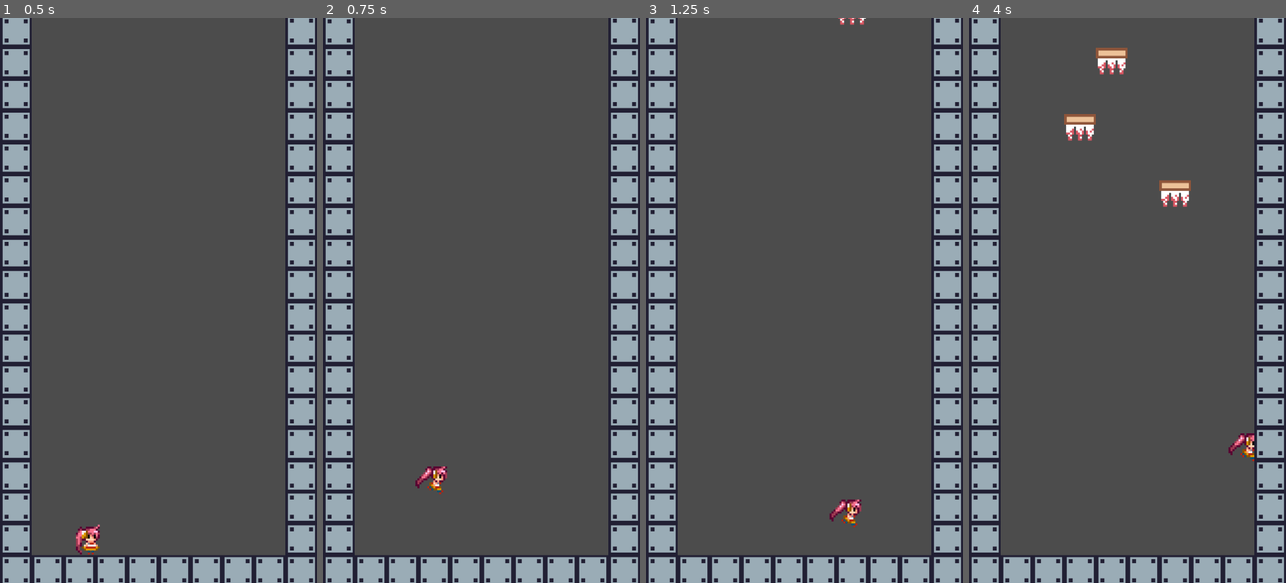
Above: before the commit, frames 1-4 (left to right).
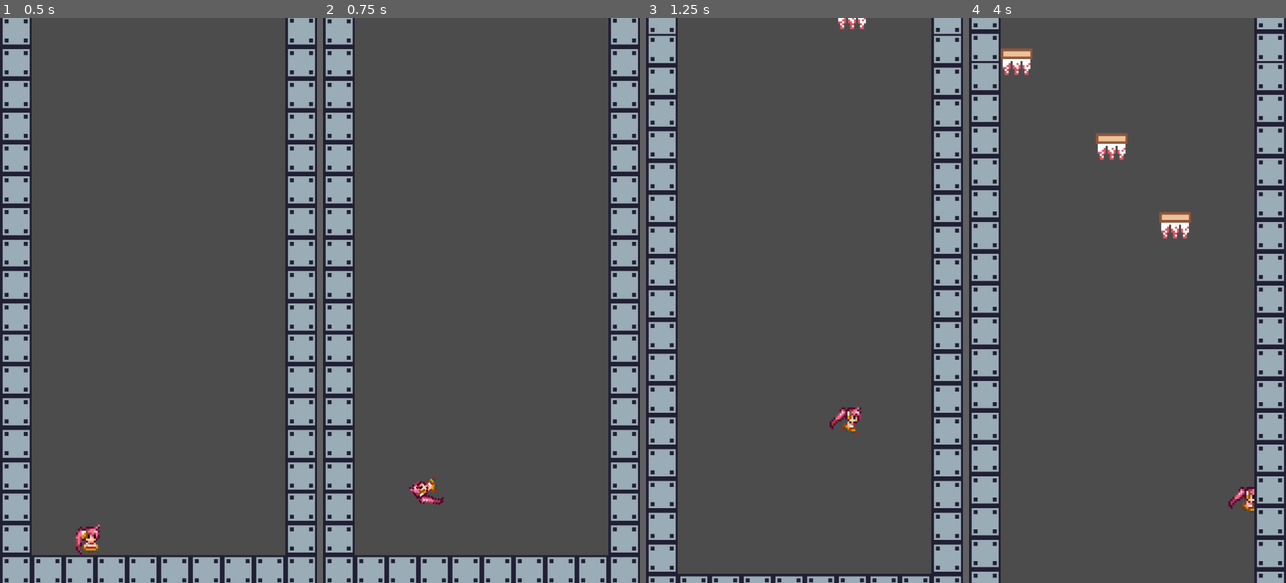
Above: after the commit, the same moments.

Repository: syun77/gd_deathroom666
Game: Godot game, scene res://Main.tscn
Two runs of this game, one before a commit and one after it. Both use one fixed random seed, a clock stepped at 60 frames per second and the inputs below.
Inputs:
- Up to frame 1 (0.5 s): no input
- Up to frame 2 (0.75 s): tap Enter at 0.5 s; hold Right (ui_right) from 0.53 s (still down); tap Z (act_jump) at 0.6 s
- Up to frame 3 (1.25 s): keep holding Right (ui_right); tap Z (act_jump) at 0.77, 1.07 s
- Up to frame 4 (4 s): tap Z (act_jump) at 1.35, 1.52, 1.82, 2.1, 2.85, 3.02, 3.32, 3.6, 3.77 s; release Right (ui_right) at 2.03 s; hold Left (ui_left) 2.03-2.78 s; hold Right (ui_right) from 2.78 s (still down)

Frame 1 is identical in both runs. In frame 2, 0.5% of the frame differs, in the area x 27-40%, y 79-87%; in frame 3, 11%; in frame 4, 14%, in the area x 0-100%, y 0-100%.

Commit message:
2段ジャンプを入れてみた

Diff:
--- a/DeathRoom666/Block.gd
+++ b/DeathRoom666/Block.gd
@@ -4,11 +4,15 @@
 const Wall = preload("res://Floor.tscn")
 
 const GRAVITY = 40
-const MAX_VELOCITY = 100
+const DEFAULT_MAX_VELOCITY = 100
 
 var _parent:CanvasLayer = null
 var _velocity = Vector2()
 var _freezed = false
+var _max_velocity_y = DEFAULT_MAX_VELOCITY
+
+func set_max_velocity_y(dy:float) -> void:
+	_max_velocity_y = dy
 
 func freeze() -> void:
 	if _freezed:
@@ -31,7 +35,7 @@
 func _physics_process(delta: float) -> void:
 	# 重力を加算
 	_velocity.y += GRAVITY
-	_velocity.y = min(_velocity.y, MAX_VELOCITY)
+	_velocity.y = min(_velocity.y, _max_velocity_y)
 
 	# 移動処理.
 	var collision:KinematicCollision2D = move_and_collide(_velocity * delta)
--- a/DeathRoom666/Main.gd
+++ b/DeathRoom666/Main.gd
@@ -31,14 +31,6 @@
 		# スクロール開始.
 		_camera.position.y = target_y
 
-		# 画面外とする位置
-		var outside_y = _camera.position.y + 400
-
-		for block in _block_layer.get_children():
-			if block.position.y > outside_y:
-				# 画面外なので消す.
-				block.queue_free()
-
 		# 横壁を作る.
 		if prev != next:
 			for x in [24.0, 480.0 - 24.0]:
@@ -47,6 +39,15 @@
 				wall.position.y = next * 48.0 - 424 + 12
 				_block_layer.add_child(wall)
 		_camera_x_prev = target_y
+
+	# 画面外の壁を消す.
+	# 画面外とする位置
+	var outside_y = _camera.position.y + 500
+
+	for block in _block_layer.get_children():
+		if block.position.y > outside_y:
+			# 画面外なので消す.
+			block.queue_free()
 
 ## ブロックの出現.
 func _check_block() -> void:
@@ -61,8 +62,20 @@
 	block.position.x = (1.5 + randi()%8) * 48.0
 	block.position.y = _camera.position.y - 424
 	block.set_parent(_block_layer)
+	match randi()%20:
+		0:
+			block.set_max_velocity_y(50)
+		1:
+			block.set_max_velocity_y(200)
+		2:
+			block.set_max_velocity_y(300)
+
 	_block_layer.add_child(block)
 
 func _debug() -> void:
 	if Input.is_action_just_pressed("ui_reset"):
 		get_tree().change_scene("res://Main.tscn")
+
+	# 画面外ジャンプ.
+	if _player.position.y > _camera.position.y + 550:
+		_player._velocity.y = -1000
--- a/DeathRoom666/Player.gd
+++ b/DeathRoom666/Player.gd
@@ -1,11 +1,11 @@
 extends KinematicBody2D
 
+const ANIM_SPEED = 7 # アニメーション速度
 const MOVE_SPEED = 30
 const DECAY_MOVE_SPEED = 0.9
 const GRAVITY = 40
 const JUMP_POWER = 800
-const LIMIT_LEFT = 64.0
-const LIMIT_RIGHT = 480.0 - 64.0
+const MAX_JUMP_CNT = 2 # 2段ジャンプまで可能.
 
 onready var _spr = $Player
 
@@ -14,6 +14,7 @@
 var _is_jumping = false # ジャンプ中かどうか
 var _is_directon_left = false # 左向きかどうか.
 var _tAnim:float = 0 # アニメーションタイマー.
+var _cnt_jump = 0 # ジャンプ回数.
 
 func _physics_process(delta: float) -> void:
 	# 重力を加算
@@ -28,19 +29,14 @@
 	elif Input.is_action_pressed("ui_right"):
 		_velocity.x += MOVE_SPEED # 右方向に移動.
 
-	# ジャンプ.
-	if _is_jumping == false:
-		# ジャンプ中でなければジャンプできる.
-		if Input.is_action_just_pressed("act_jump"):
-			# ジャンプする.
-			_velocity.y = -JUMP_POWER
-
 	# 移動処理.
 	# ※第2引数に床と判定する方向ベクトルを渡す必要がある
 	_velocity = move_and_slide(_velocity, Vector2.UP)
 
 	if is_on_floor():
 		_is_jumping = false # 床に着地している
+		_velocity.y = 0 # 重力クリア.
+		_cnt_jump = 0 # ジャンプ回数をリセットする.
 
 		# 衝突対象を取得する.
 		for i in range(get_slide_count()):
@@ -51,8 +47,16 @@
 	else:
 		_is_jumping = true # ジャンプ中.
 
+	if _cnt_jump < MAX_JUMP_CNT:
+		if Input.is_action_just_pressed("act_jump"):
+			# ジャンプ.
+			_velocity.y = -JUMP_POWER
+			_cnt_jump += 1
 
 func _process(delta: float) -> void:
+	_update_anim(delta)
+
+func _update_anim(delta:float) -> void:
 	_tAnim += delta
 
 	# アニメーションの切り替え.
@@ -62,6 +66,22 @@
 		_is_directon_left = false # 右向き
 
 	_spr.flip_h = _is_directon_left
+
+	if _is_jumping:
+		# ジャンプ中
+		if _cnt_jump == 1:
+			# 2段ジャンプできるので前方宙返りする.
+			var rot_speed = 2000
+			if _is_directon_left:
+				rot_speed *= -1
+			_spr.rotation_degrees += rot_speed * delta
+		else:
+			_spr.rotation_degrees = 0
+		_spr.frame = 2
+		return
+
+	# 回転をリセットする.
+	_spr.rotation_degrees = 0
 
 	var tbl = [0, 1];
 	var t = _tAnim
